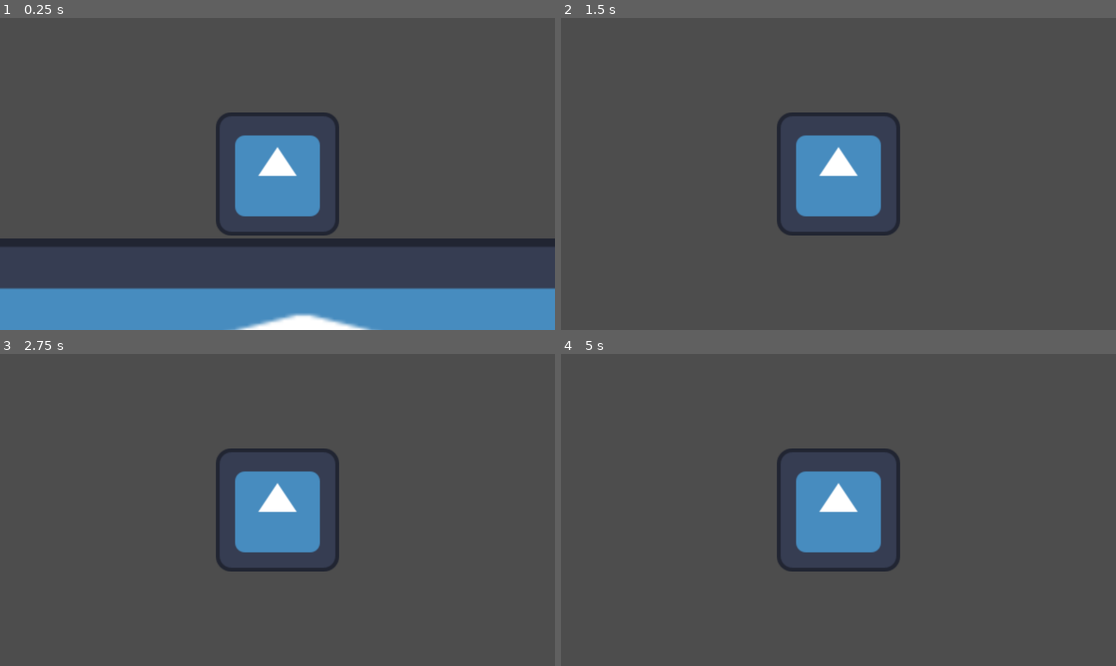
Above: before the commit, frames 1-4 (two rows, left to right).
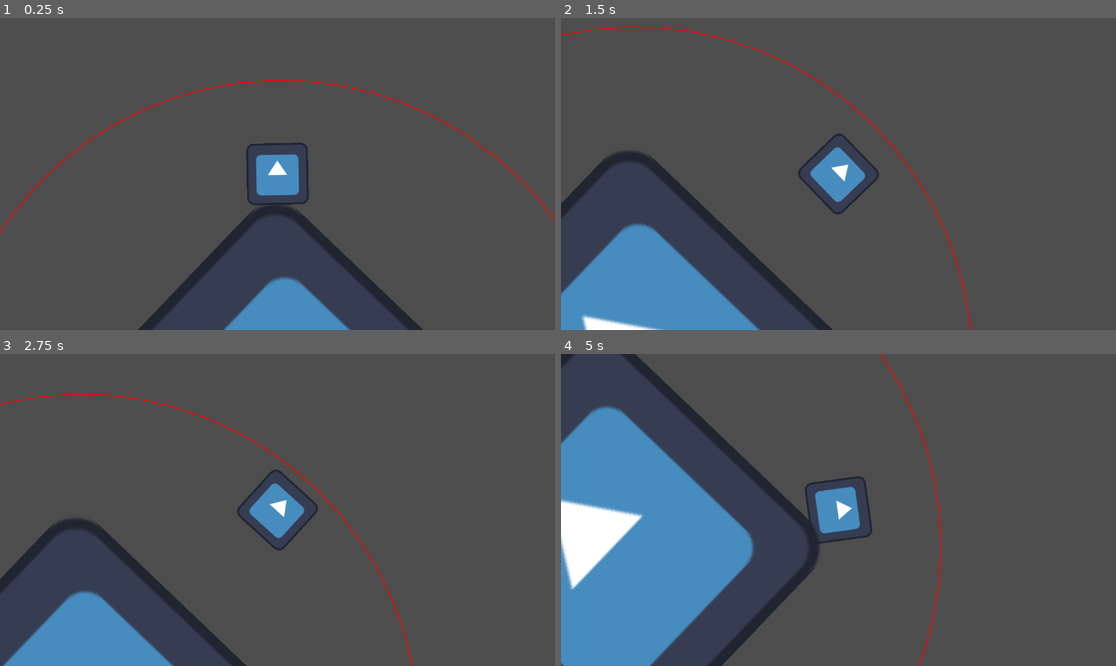
Above: after the commit, the same moments.

Repository: Enzo-Nacly/Dust
Game: Godot game, scene res://assets/game/main.tscn
The game is run twice, just before and just after one commit, with the same random seed, the same clock (stepped at 60 frames per second) and the same inputs. Before the commit the project starts from res://assets/planets/purple_planet.tscn. The engine's default icon, where the game draws it, is replaced by a stand-in: a white triangle on a blue panel in a dark square.
Inputs:
- Up to frame 1 (0.25 s): no input
- Up to frame 2 (1.5 s): tap Enter (ui_accept) at 0.5, 0.6, 0.77, 1.07, 1.35 s; hold Right (ui_right) from 0.53 s (still down)
- Up to frame 3 (2.75 s): tap Enter (ui_accept) at 1.52, 1.82, 2.1 s; release Right (ui_right) at 2.03 s; hold Left (ui_left) from 2.03 s (still down)
- Up to frame 4 (5 s): release Left (ui_left) at 2.78 s; hold Right (ui_right) 2.78-4.28 s; tap Enter (ui_accept) at 2.85, 3.02, 3.32, 3.6, 3.77, 4.07, 4.35, 4.52, 4.82 s; hold Left (ui_left) from 4.28 s (still down)

The runs differ from the first frame. In frame 1, 21% of the frame differs, in the area x 0-100%, y 19-100%; in frame 2, 15%; in frame 3, 11%; in frame 4, 27%, in the area x 0-69%, y 0-100%.

Commit message:
componentes gravidade, rotação e pulo (jump); classe planeta, grupo planets e criação do 'planeta roxo'; integração com os componentes de rotação e pulo com explorer/player

Diff:
--- /dev/null
+++ b/assets/components/gravity_component.tscn
@@ -0,0 +1,6 @@
+[gd_scene load_steps=2 format=3 uid="uid://dhw1utyfd0bgl"]
+
+[ext_resource type="Script" uid="uid://mw50feew687u" path="res://scripts/gravity_component.gd" id="1_jrgsb"]
+
+[node name="Gravity_Component" type="Node2D"]
+script = ExtResource("1_jrgsb")
--- /dev/null
+++ b/assets/components/jump_component.tscn
@@ -0,0 +1,6 @@
+[gd_scene load_steps=2 format=3 uid="uid://crspf5ooucvj8"]
+
+[ext_resource type="Script" uid="uid://bbp57qqooq4dw" path="res://scripts/jump_component.gd" id="1_jurat"]
+
+[node name="Jump_Component" type="Node2D"]
+script = ExtResource("1_jurat")
--- /dev/null
+++ b/assets/components/movement_componet.tscn
@@ -0,0 +1,6 @@
+[gd_scene load_steps=2 format=3 uid="uid://bit1nhl4ckxru"]
+
+[ext_resource type="Script" uid="uid://dreq5mcjmfnpk" path="res://scripts/movement_componet.gd" id="1_p2clj"]
+
+[node name="Movement_Componet" type="Node2D"]
+script = ExtResource("1_p2clj")
--- /dev/null
+++ b/assets/components/rotation_component.tscn
@@ -0,0 +1,6 @@
+[gd_scene load_steps=2 format=3 uid="uid://68ws5bbalgjv"]
+
+[ext_resource type="Script" uid="uid://c5h0d732gdnu3" path="res://scripts/rotation_component.gd" id="1_45qju"]
+
+[node name="Rotation_Component" type="Node2D"]
+script = ExtResource("1_45qju")
--- a/assets/entities/player.tscn
+++ b/assets/entities/player.tscn
@@ -1,19 +1,20 @@
-[gd_scene load_steps=5 format=3 uid="uid://ux0228ttqf7j"]
+[gd_scene load_steps=7 format=3 uid="uid://ux0228ttqf7j"]
 
 [ext_resource type="Script" uid="uid://dcjuqywql3jc4" path="res://scripts/player.gd" id="1_gdgnb"]
 [ext_resource type="Texture2D" uid="uid://dw2lmamnyxlg3" path="res://assets/sprites/icon.svg" id="2_06akj"]
-[ext_resource type="Script" uid="uid://dq25ctc0n3n15" path="res://scripts/movement.gd" id="3_hlp2g"]
+[ext_resource type="PackedScene" uid="uid://bit1nhl4ckxru" path="res://assets/components/movement_componet.tscn" id="3_gdgnb"]
+[ext_resource type="PackedScene" uid="uid://68ws5bbalgjv" path="res://assets/components/rotation_component.tscn" id="4_06akj"]
+[ext_resource type="PackedScene" uid="uid://crspf5ooucvj8" path="res://assets/components/jump_component.tscn" id="5_hlp2g"]
 
 [sub_resource type="RectangleShape2D" id="RectangleShape2D_0jhex"]
 
 [node name="Player" type="CharacterBody2D"]
 script = ExtResource("1_gdgnb")
 
-[node name="Camera2D" type="Camera2D" parent="."]
-zoom = Vector2(2, 2)
-
 [node name="Sprite2D" type="Sprite2D" parent="."]
 texture = ExtResource("2_06akj")
+
+[node name="Camera2D" type="Camera2D" parent="."]
 
 [node name="CollisionShape2D" type="CollisionShape2D" parent="."]
 scale = Vector2(6.5, 6.5)
@@ -21,8 +22,9 @@
 
 [node name="Components" type="Node" parent="."]
 
-[node name="Movement" type="Node" parent="Components"]
-script = ExtResource("3_hlp2g")
-speed = 2.0
+[node name="Movement_Componet" parent="Components" instance=ExtResource("3_gdgnb")]
+speed = 5.0
 
-[node name="Node" type="Node" parent="Components"]
+[node name="Rotation_Component" parent="Components" instance=ExtResource("4_06akj")]
+
+[node name="Jump_Component" parent="Components" instance=ExtResource("5_hlp2g")]
--- /dev/null
+++ b/assets/game/main.tscn
@@ -0,0 +1,12 @@
+[gd_scene load_steps=3 format=3 uid="uid://cly7rhvtfsjiw"]
+
+[ext_resource type="PackedScene" uid="uid://ckratrq8jvnm8" path="res://assets/planets/purple_planet.tscn" id="2_7nwiy"]
+[ext_resource type="PackedScene" uid="uid://ux0228ttqf7j" path="res://assets/entities/player.tscn" id="2_i1as6"]
+
+[node name="Main" type="Node2D"]
+
+[node name="Player" parent="." instance=ExtResource("2_i1as6")]
+position = Vector2(0, -65)
+
+[node name="Purple_Planet" parent="." instance=ExtResource("2_7nwiy")]
+position = Vector2(9, 473)
--- a/assets/planets/purple_planet.tscn
+++ b/assets/planets/purple_planet.tscn
@@ -1,21 +1,28 @@
-[gd_scene load_steps=4 format=3 uid="uid://ckratrq8jvnm8"]
+[gd_scene load_steps=5 format=3 uid="uid://ckratrq8jvnm8"]
 
-[ext_resource type="PackedScene" uid="uid://ux0228ttqf7j" path="res://assets/entities/player.tscn" id="1_37sec"]
-[ext_resource type="Texture2D" uid="uid://dw2lmamnyxlg3" path="res://assets/sprites/icon.svg" id="1_k6qxa"]
+[ext_resource type="Script" uid="uid://bmrhwgqqhoblv" path="res://scripts/purple_planet.gd" id="1_k6qxa"]
+[ext_resource type="PackedScene" uid="uid://dhw1utyfd0bgl" path="res://assets/components/gravity_component.tscn" id="2_2jy7m"]
+[ext_resource type="Texture2D" uid="uid://dw2lmamnyxlg3" path="res://assets/sprites/icon.svg" id="2_vb3mt"]
 
-[sub_resource type="WorldBoundaryShape2D" id="WorldBoundaryShape2D_qh0ap"]
+[sub_resource type="CircleShape2D" id="CircleShape2D_vb3mt"]
+radius = 397.5437
 
-[node name="purple_planet" type="Node2D"]
+[node name="Purple_Planet" type="StaticBody2D" groups=["planets"]]
+script = ExtResource("1_k6qxa")
 
 [node name="Sprite2D" type="Sprite2D" parent="."]
-position = Vector2(25.49997, 139.50002)
-scale = Vector2(12.9453125, 2.1640627)
-texture = ExtResource("1_k6qxa")
+position = Vector2(7.6293945e-06, 5)
+rotation = -0.8078749
+scale = Vector2(5.2832084, 5.3841004)
+texture = ExtResource("2_vb3mt")
 
-[node name="Area2D" type="Area2D" parent="."]
+[node name="CollisionShape2D" type="CollisionShape2D" parent="."]
+shape = SubResource("CircleShape2D_vb3mt")
 
-[node name="CollisionShape2D" type="CollisionShape2D" parent="Area2D"]
-shape = SubResource("WorldBoundaryShape2D_qh0ap")
+[node name="Gravity_Component" parent="." instance=ExtResource("2_2jy7m")]
+influence_radius = 7.0
+draw_influence_circle = true
 
-[node name="Player" parent="." instance=ExtResource("1_37sec")]
-position = Vector2(-1, -66)
+[node name="Gravity_Component2" parent="." instance=ExtResource("2_2jy7m")]
+influence_radius = 7.0
+draw_influence_circle = true
--- a/project.godot
+++ b/project.godot
@@ -11,6 +11,6 @@
 [application]
 
 config/name="Dust"
-run/main_scene="uid://ckratrq8jvnm8"
+run/main_scene="uid://cly7rhvtfsjiw"
 config/features=PackedStringArray("4.5", "Forward Plus")
 config/icon="res://assets/sprites/icon.svg"
--- /dev/null
+++ b/scripts/gravity_component.gd
@@ -0,0 +1,35 @@
+class_name Gravity_Component
+extends Node2D
+
+@export var gravity_strength : float = 9.8
+@export var influence_radius : float = 6.0
+@export var draw_influence_circle : bool = false
+
+# two constants to not make us write large numbers
+const INFLUENCE_RADIUS_MULTIPLIER : float = 10**2
+const GRAVITY_MULTIPLIER : float = 10**2
+
+var entity : Node2D
+
+# just to make sure the entity exists
+func setup(_entity : Node2D) -> void:
+	entity = _entity
+
+func get_gravity_at(particle_position : Vector2) -> Vector2:
+	# creating a vector that points to the center in relation of the particle's position
+	var vector_to_center : Vector2 = entity.global_position - particle_position
+
+	# getting the module of the vector
+	var distance : float = vector_to_center.length()
+
+	if distance > influence_radius * INFLUENCE_RADIUS_MULTIPLIER:
+		return Vector2.ZERO
+
+	# get the direction of the center and strengthen it with the gravity_strength
+	var gravity_force : Vector2 = vector_to_center.normalized() * gravity_strength * GRAVITY_MULTIPLIER
+	return gravity_force
+
+# function to debug/visualize the influence raidius. I gotta improve this function **
+func _draw() -> void:
+	if draw_influence_circle:
+		draw_arc(Vector2.ZERO, influence_radius * INFLUENCE_RADIUS_MULTIPLIER, 0, TAU, 64, Color.RED, 2.0)
--- /dev/null
+++ b/scripts/jump_component.gd
@@ -0,0 +1,17 @@
+class_name Jump_Component
+extends Node2D
+
+@export var jump_force : float = 400.0
+
+var entity : CharacterBody2D
+
+# just to make sure the entity exists
+func setup(_entity : CharacterBody2D) -> void:
+	entity = _entity
+
+func jump(vector_to_center : Vector2) -> void:
+	var jumped : float = Input.is_action_just_pressed("ui_accept")
+	var on_floor : bool = entity.is_on_floor()
+
+	if jumped and on_floor:
+		entity.velocity -= vector_to_center * jump_force
--- a/scripts/movement.gd
+++ /dev/null
@@ -1,26 +0,0 @@
-class_name MovementComponent
-extends Node
-
-@export var speed : float
-const SPEED_MULTIPLIER : float = 10**3
-
-var entity : CharacterBody2D
-
-func setup(_entity : CharacterBody2D) -> void:
-	entity = _entity
-	print(SPEED_MULTIPLIER)
-
-func run(_delta : float) -> void:
-	# variável input pode ser -1, 0 ou 1
-	var input : float = Input.get_axis("ui_left", "ui_right")
-	var velocity_incresement : float = input * speed * SPEED_MULTIPLIER
-
-	# usa-se tranform.x pois é em relação a horizontal do personagem
-	# e este é um movimento com aceleração
-	#entity.velocity += entity.transform.x * input * speed * delta
-
-	var vetor_lateral : float = entity.velocity.dot(entity.transform.x)
-
-	entity.velocity -= entity.transform.x * vetor_lateral
-
-	entity.velocity += entity.transform.x * velocity_incresement
--- /dev/null
+++ b/scripts/movement_componet.gd
@@ -0,0 +1,32 @@
+class_name MovementComponent
+extends Node
+
+@export var speed : float
+var angular_speed : float = 1.0/30.0
+const SPEED_MULTIPLIER : float = 10**2
+
+var entity : CharacterBody2D
+
+# just to make sure the entity exists
+func setup(_entity : CharacterBody2D) -> void:
+	entity = _entity
+
+func move(_delta : float) -> void:
+	var input : float = Input.get_axis("ui_left", "ui_right")
+	if entity.motion_mode == CharacterBody2D.MOTION_MODE_GROUNDED:
+		# variável input pode ser -1, 0 ou 1
+		#var input : float = Input.get_axis("ui_left", "ui_right")
+		var velocity_incresement : float = input * speed * SPEED_MULTIPLIER
+
+		# usa-se tranform.x pois é em relação a horizontal do personagem
+		# e este é um movimento com aceleração
+		#entity.velocity += entity.transform.x * input * speed * delta
+
+		var vetor_lateral : float = entity.velocity.dot(entity.transform.x)
+
+		entity.velocity -= entity.transform.x * vetor_lateral
+
+		entity.velocity += entity.transform.x * velocity_incresement
+
+	else:
+		entity.rotate(angular_speed * input)
--- /dev/null
+++ b/scripts/planet.gd
@@ -0,0 +1,10 @@
+class_name Planet
+extends StaticBody2D
+
+@onready var gravity_component : Gravity_Component = $Gravity_Component
+
+func _ready() -> void:
+	gravity_component.setup(self)
+
+func get_gravity_at(particle_position : Vector2) -> Vector2:
+	return gravity_component.get_gravity_at(particle_position)
--- a/scripts/player.gd
+++ b/scripts/player.gd
@@ -1,15 +1,38 @@
 class_name Player
 extends CharacterBody2D
 
-@onready var movement_component : MovementComponent = $Components/Movement
-#@onready var
-#@onready var
-#@onready var
+@onready var movement_component : MovementComponent = $Components/Movement_Componet
+@onready var rotation_component : Rotation_Component = $Components/Rotation_Component
+@onready var jump_component : Jump_Component = $Components/Jump_Component
+@onready var planet : Planet = get_tree().get_nodes_in_group("planets")[0]
 
 func _ready() -> void:
 	movement_component.setup(self)
+	rotation_component.setup(self)
+	jump_component.setup(self)
+
 
 func _physics_process(delta: float) -> void:
-	movement_component.run(delta)
+	movement_component.move(delta)
+
+	var gravity_force : Vector2 = planet.get_gravity_at(self.global_position)
+
+	# if explorer isn't out of the planet
+	if gravity_force != Vector2.ZERO:
+		var vector_to_center: Vector2 = gravity_force.normalized()
+
+		rotation_component.update_rotation(vector_to_center)
+
+		# setting correctly the up_direction in relation to the planet
+		self.up_direction = -vector_to_center
+		# updating the motion_mode in order to not break the .is_on_floor() in jump_component
+		self.motion_mode = CharacterBody2D.MOTION_MODE_GROUNDED
+		jump_component.jump(vector_to_center)
+
+		# aplying gravity to the entity
+		self.velocity += gravity_force * delta
+	else:
+			# updating the motion_mode in order to not break the .is_on_floor() in jump_component
+			self.motion_mode = CharacterBody2D.MOTION_MODE_FLOATING
 
 	move_and_slide()
--- /dev/null
+++ b/scripts/purple_planet.gd
@@ -0,0 +1 @@
+extends "res://scripts/planet.gd"
--- /dev/null
+++ b/scripts/rotation_component.gd
@@ -0,0 +1,12 @@
+class_name Rotation_Component
+extends Node2D
+
+var entity : Node2D
+
+# just to make sure the entity exists
+func setup(_entity : Node2D) -> void:
+	entity = _entity
+
+# rotating the entity to the center
+func update_rotation(vector_to_center : Vector2) -> void:
+	entity.rotation = vector_to_center.angle() - PI/2
Not shown, added: scripts/gravity_component.gd.uid
Not shown, added: scripts/jump_component.gd.uid
Not shown, removed: scripts/movement.gd.uid
Not shown, added: scripts/movement_componet.gd.uid
Not shown, added: scripts/planet.gd.uid
Not shown, added: scripts/purple_planet.gd.uid
Not shown, added: scripts/rotation_component.gd.uid
